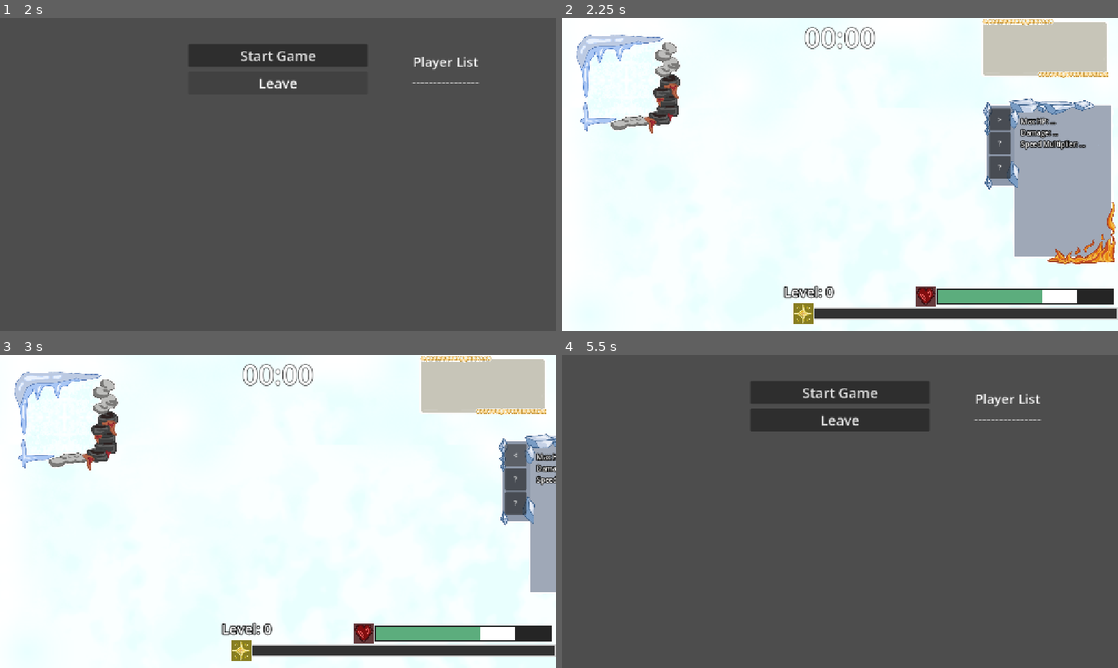
Above: before the commit, frames 1-4 (two rows, left to right).
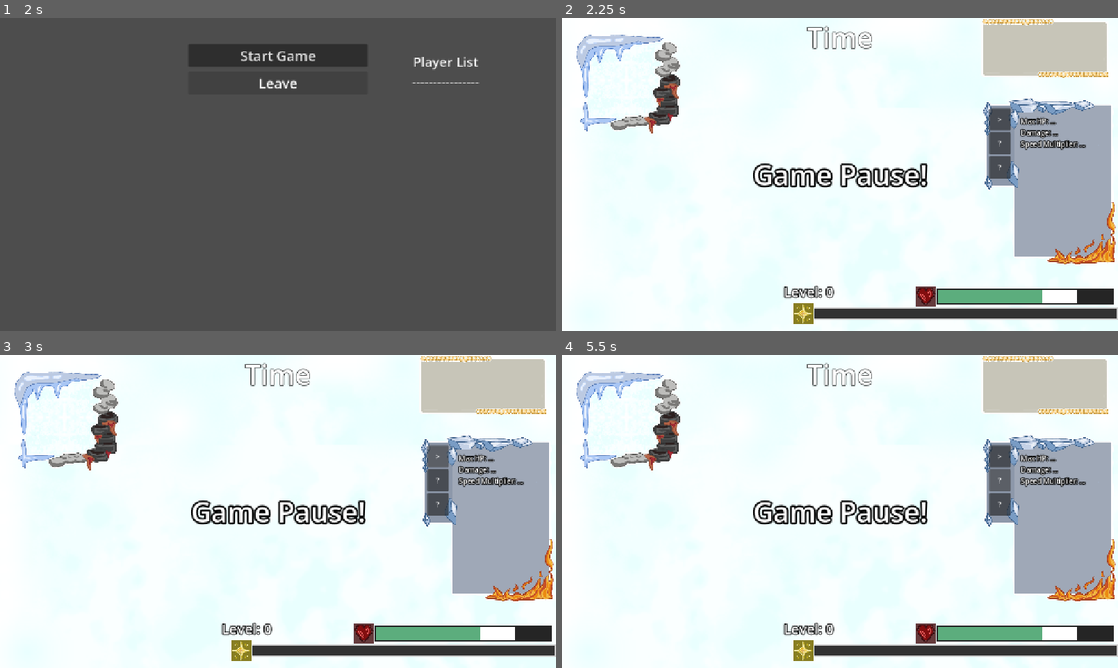
Above: after the commit, the same moments.

Repository: YummyBerry1108/P.A.L
Game: Godot game, scene res://scenes/menu.tscn
The game is run twice, just before and just after one commit, with the same random seed, the same clock (stepped at 60 frames per second) and the same inputs.
Inputs (mouse positions are in pixels of both pictures, inside the frame that each line leads up to):
- Up to frame 1 (2 s): click (278, 174) at 0.52 s; type "Alex" at 0.6 s; click "Client" at 1.25 s
- Up to frame 2 (2.25 s): click "Start Game" at 2 s
- Up to frame 3 (3 s): click (439, 455) at 2.75 s, where only the run before the commit has a clickable ">"
- Up to frame 4 (5.5 s): click (1106, 455) at 3.5 s, where only the run before the commit has a clickable "<"; move the mouse to (962, 495) at 4.27 s; hold D (right) 4.28-5 s; hold R (force_game_over) 4.28-5 s; tap Space (shoot) at 4.55 s; click (1001, 480) at 5 s, where only the run before the commit has a clickable "?"

Frame 1 is identical in both runs. In frame 2, 1.7% of the frame differs, in the area x 34-66%, y 2-55%; in frame 3, 11%; in frame 4, 99%, in the area x 0-100%, y 0-100%.

Commit message:
wait all player be created before start game, add warning of "player didnot find skill" bug

Diff:
--- a/scripts/lobby.gd
+++ b/scripts/lobby.gd
@@ -76,7 +76,7 @@
 	if multiplayer.is_server():
 		players_loaded += 1
 		if players_loaded == players.size():
-			$/root/Main.start_game()
+			$/root/Main.spawn_players()
 			players_loaded = 0
 			game_ready.rpc()
 
--- a/scripts/main.gd
+++ b/scripts/main.gd
@@ -15,6 +15,7 @@
 @onready var upgrade_manager: UpgradeManager = $UpgradeManager
 
 # Server variable
+var players_spawn_ready_count: int = 0
 var player_amount: int = 0
 var player_died_amount: int = 0
 var experience: int = 0
@@ -26,7 +27,6 @@
 
 
 func _ready() -> void:
-	Lobby.player_loaded.rpc_id(1) # Tell server this client is ready
 	Lobby.server_disconnected.connect(_on_server_disconnected)
 	Lobby.player_disconnected.connect(_on_player_disconnected)
 	player_spawner.spawned.connect(_on_player_spawned)
@@ -37,6 +37,8 @@
 
 	ui.update_experience_display(upgrade_manager.experience, upgrade_manager.experience_cap)
 	ui.update_level_display(upgrade_manager.level)
+	GameManager.change_pause_state(true)
+	Lobby.player_loaded.rpc_id(1) # Tell server this client is ready
 
 func _process(delta: float) -> void:
 	if is_timer_running:
@@ -74,6 +76,7 @@
 	ui.update_max_health_display(player.player_stat.hp)
 	enemy_despawner.add_player.rpc(player.name.to_int())
 	player.player_died.connect(enemy_despawner.remove_player_rpc)
+	_report_player_ready.rpc_id(1)
 
 func _on_player_died(id: int) -> void:
 	if not multiplayer.is_server():
@@ -119,7 +122,22 @@
 	Lobby.return_to_lobby.rpc()
 	GameManager.is_game_start = false
 
-## Called only on the server.
+@rpc("any_peer", "call_local", "reliable")
+func _report_player_ready() -> void:
+	if not multiplayer.is_server():
+		return
+
+	players_spawn_ready_count += 1
+	print("玩家 Ready 進度: %d/%d" % [players_spawn_ready_count, len(Lobby.players)])
+	if players_spawn_ready_count >= len(Lobby.players):
+		start_game.rpc()
+
+## Called in lobby.gd
+func spawn_players() -> void:
+	for player_id in Lobby.players:
+		player_amount += 1
+		_add_player_node(player_id)
+
 func _add_player_node(id: int) -> void:
 	var player: Player = player_scene.instantiate()
 	player.global_position = Vector2.ZERO
@@ -131,10 +149,8 @@
 	if id == 1:
 		_on_player_spawned(player)
 
-## Called only on the server.
+@rpc("authority", "call_local", "reliable")
 func start_game() -> void:
 	print("Game Start!")
 	GameManager.is_game_start = true
-	for player_id in Lobby.players:
-		_add_player_node(player_id)
-		player_amount += 1
+	GameManager.change_pause_state(false)
--- a/scripts/player/attack.gd
+++ b/scripts/player/attack.gd
@@ -28,6 +28,10 @@
 
 @rpc("any_peer", "call_local")
 func create_shooting_helper(skill_name: String, rot: float) -> void:
+	#owner.pull_skills()
+	if not owner.skills.has(skill_name):
+		push_warning("找不到技能資料: ", skill_name, "，略過本次生成。")
+		return
 	var skill_scene_name: String = "res://scenes/skills/" + skill_name + ".tscn"
 	var skill_data: SkillData = owner.skills[skill_name]
 	var shooting_helper: ShootingHelper = shooting_helper_scene.instantiate()
--- a/scripts/ui/damage_number.gd
+++ b/scripts/ui/damage_number.gd
@@ -9,7 +9,7 @@
 	var number = Label.new()
 	number.global_position = position
 	number.text = str(value)
-	number.z_index = RenderLayers.UI
+	number.z_index = RenderLayers.UI_RENDER
 	number.label_settings = LabelSettings.new()
 	number.grow_horizontal = Control.GROW_DIRECTION_BOTH
 	number.grow_vertical = Control.GROW_DIRECTION_BOTH
--- a/scripts/upgrades/upgrade_manager.gd
+++ b/scripts/upgrades/upgrade_manager.gd
@@ -38,9 +38,9 @@
 
 	level_changed.emit(level)
 	upgrade_started.emit()
-	choose_upgrade_manager(level)
+	choose_upgrade_manager()
 
-func choose_upgrade_manager(level: int) -> void:
+func choose_upgrade_manager() -> void:
 	if level % 5 == 0 and level <= 25:
 		skill_upgrade_manager.show_upgrade()
 	else:
--- a/settings/render_layers.gd
+++ b/settings/render_layers.gd
@@ -4,4 +4,4 @@
 const ENEMY = 2
 const PLAYER = 3
 const PROJECTILE = 4
-const UI = 5
+const UI_RENDER = 5
